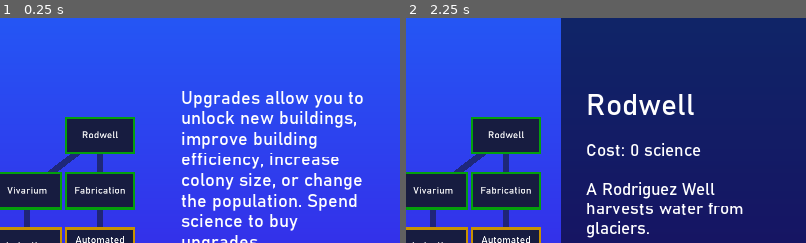
Above: before the commit, frames 1-2 (left to right).
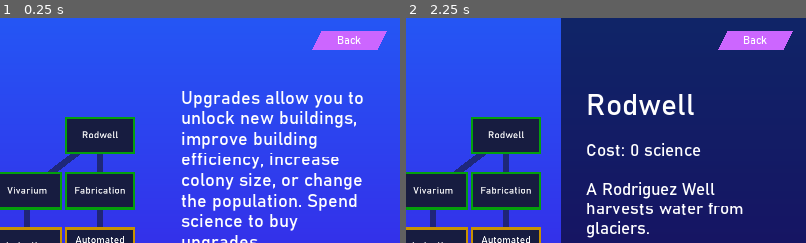
Above: after the commit, the same moments.

Repository: sirknightj/CEV-1
Game: Godot game, scene res://scenes/TechTreeScene.tscn
Same seed, same stepped clock (60 frames per second), same inputs: the game is played once before the commit and once after it. This scene is started directly instead of the project's main scene.
Inputs (mouse positions are % of the whole screen's width and height, from its top left):
- Up to frame 1 (0.25 s): no input
- Up to frame 2 (2.25 s): tap Enter at 0.5, 2 s; move the mouse to (72, 45) at 0.52 s; press the mouse at (72, 45) at 0.53 s; release the mouse at (72, 45) at 1.25 s; tap Space at 1.25 s; drag from (30, 55) to (45, 70) at 1.27 s; move the mouse to (60, 28) at 2.02 s; press the mouse at (60, 28) at 2.03 s
The pictures show only the part of the screen within x 50-100%, y 0-50%; the shares and areas given below are measured in that part.

The runs differ from the first frame. In frame 1, 1.4% of the frame differs, in the area x 78-97%, y 5-15%; in frame 2, 1.4%.

Commit message:
Switch to upgrades screen and back

Diff:
--- a/source/scenes/Sidebar.tscn
+++ b/source/scenes/Sidebar.tscn
@@ -63,9 +63,9 @@
 anchor_right = 0.5
 anchor_bottom = 0.5
 margin_left = -668.0
-margin_top = -260.0
+margin_top = -261.0
 margin_right = -563.0
-margin_bottom = -230.0
+margin_bottom = -231.0
 mouse_filter = 1
 mouse_default_cursor_shape = 2
 theme = ExtResource( 5 )
@@ -159,3 +159,6 @@
 icon = ExtResource( 3 )
 
 [connection signal="pressed" from="NextMonthButton" to="." method="_on_NextTurnButton_pressed"]
+[connection signal="gui_input" from="NextMonth/Label" to="." method="_on_Next_Month_gui_input"]
+[connection signal="gui_input" from="Upgrades/Label" to="." method="_on_Upgrades_gui_input"]
+[connection signal="gui_input" from="Undo/Label" to="." method="_on_Undo_gui_input"]
--- a/source/scenes/TechTreeScene.tscn
+++ b/source/scenes/TechTreeScene.tscn
@@ -1,8 +1,9 @@
-[gd_scene load_steps=8 format=2]
+[gd_scene load_steps=10 format=2]
 
 [ext_resource path="res://scripts/TechTreeScene.gd" type="Script" id=1]
 [ext_resource path="res://BAHNSCHRIFT.TTF" type="DynamicFontData" id=2]
 [ext_resource path="res://scenes/TechTreeSidebar.tscn" type="PackedScene" id=3]
+[ext_resource path="res://scenes/MyTheme.tres" type="Theme" id=4]
 
 [sub_resource type="Gradient" id=2]
 offsets = PoolRealArray( 0, 0.994676 )
@@ -17,6 +18,10 @@
 
 [sub_resource type="DynamicFont" id=4]
 size = 30
+font_data = ExtResource( 2 )
+
+[sub_resource type="DynamicFont" id=5]
+size = 18
 font_data = ExtResource( 2 )
 
 [node name="Control" type="Control"]
@@ -67,4 +72,31 @@
 margin_bottom = 360.0
 rect_pivot_offset = Vector2( -498, 726 )
 
+[node name="Upgrades" type="Polygon2D" parent="."]
+position = Vector2( 1820, 282 )
+color = Color( 0.8, 0.4, 1, 1 )
+offset = Vector2( -681, -261 )
+polygon = PoolVector2Array( 15, 0, 0, 30, 105, 30, 120, 0 )
+
+[node name="Label" type="Label" parent="Upgrades"]
+anchor_left = 0.5
+anchor_top = 0.5
+anchor_right = 0.5
+anchor_bottom = 0.5
+margin_left = -671.0
+margin_top = -260.0
+margin_right = -571.0
+margin_bottom = -230.0
+mouse_filter = 1
+mouse_default_cursor_shape = 2
+theme = ExtResource( 4 )
+custom_fonts/font = SubResource( 5 )
+text = "Back"
+align = 1
+valign = 1
+__meta__ = {
+"_edit_use_anchors_": true
+}
+
 [connection signal="upgrade_changed" from="." to="." method="_on_Control_upgrade_changed"]
+[connection signal="gui_input" from="Upgrades/Label" to="." method="_on_Back_gui_input"]
--- a/source/scripts/Sidebar.gd
+++ b/source/scripts/Sidebar.gd
@@ -35,3 +35,24 @@
 """
 func update_displays() -> void:
 	pass
+
+"""
+	Called when the NextMonth button is clicked
+"""
+func _on_Next_Month_gui_input(event):
+	if (event is InputEventMouseButton && event.pressed && event.button_index == BUTTON_LEFT):
+		print("Next Month was clicked!")
+
+"""
+	Called when the Undo button is clicked
+"""
+func _on_Undo_gui_input(event):
+	if (event is InputEventMouseButton && event.pressed && event.button_index == BUTTON_LEFT):
+		print("Undo was clicked!")
+
+"""
+	Called when the Upgrades button is clicked
+"""
+func _on_Upgrades_gui_input(event):
+	if (event is InputEventMouseButton && event.pressed && event.button_index == BUTTON_LEFT):
+		get_tree().change_scene("res://scenes/TechTreeScene.tscn")
--- a/source/scripts/TechTreeScene.gd
+++ b/source/scripts/TechTreeScene.gd
@@ -225,7 +225,7 @@
 
 
 func _on_BuyButton_gui_input(event: InputEvent) -> void:
-	var is_left_click = event is InputEventMouseButton and event.button_index == 1 and not event.pressed
+	var is_left_click = event is InputEventMouseButton and event.button_index == BUTTON_LEFT and not event.pressed
 	if not is_left_click:
 		return
 	var upgrade : Upgrade = tree_dict.get(selected_upgrade)
@@ -235,3 +235,10 @@
 	upgrade.unlock()
 	print("Unlocked ", upgrade.name)
 	set_sidebar(upgrade.name)
+
+"""
+	Called when the Back button is pressed
+"""
+func _on_Back_gui_input(event):
+	if (event is InputEventMouseButton && event.pressed && event.button_index == BUTTON_LEFT):
+		get_tree().change_scene("res://scenes/MainGameScene.tscn")
